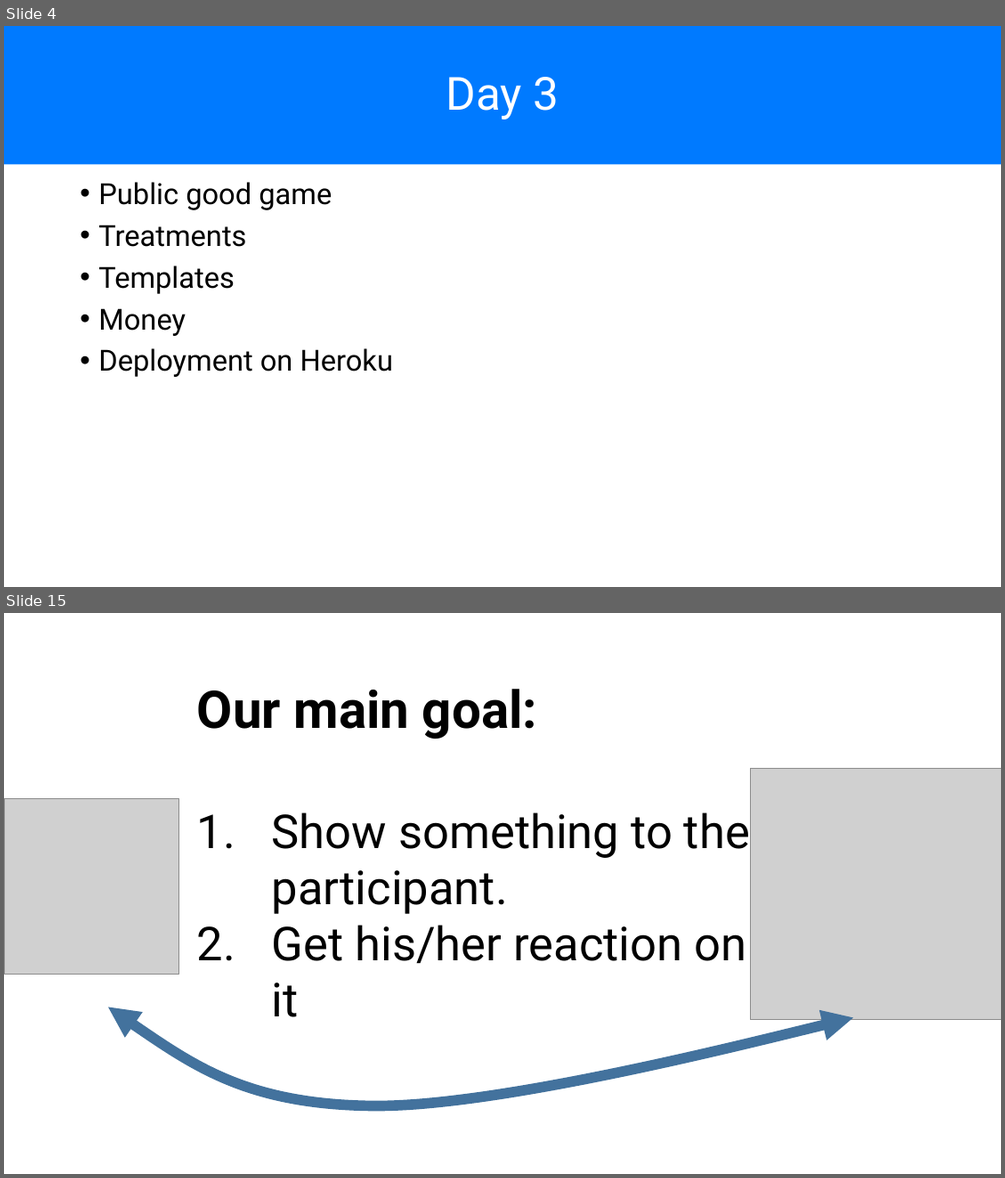
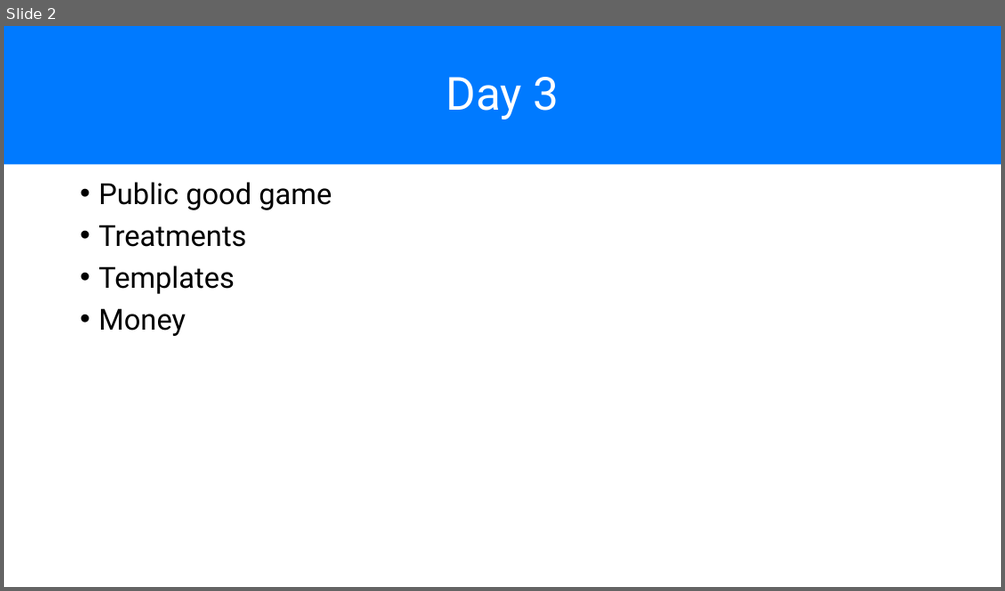
Before and after one commit to chapkovski/uncertainty-summer-school, a slide deck: presentations/frankfurt_july_2019 day3.pptx. Shown one above the other, each under a label of ours: slides 4 and 15 before the commit, slide 2 after it; the slides between them are not shown. The pictures are 1005x1178 and 1005x591 pixels, drawn with LibreOffice and Linux fonts; fonts in the diff are those of the drawing; grey boxes stand for pictures. Boxes give left, top, right and bottom in pixels: in the first picture for what was removed or moved away, otherwise in the second. Text is boxed around its words. In the diff, an @@ line names an element or a change of style, - is before the commit and + after.

```diff
--- a/presentations/frankfurt_july_2019 day3.pptx
+++ b/presentations/frankfurt_july_2019 day3.pptx
@@ slide 15 removed at (x1=4, y1=613, x2=1001, y2=1174), background #FFFFFF @@
@@ text removed at (x1=197, y1=689, x2=750, y2=1017) @@
-Our main goal:
-1. Show something to the participant.
-2. Get his/her reaction on it
@@ picture removed at (x1=751, y1=768, x2=1001, y2=1019) @@
@@ picture removed at (x1=4, y1=798, x2=179, y2=973) @@
@@ freeform shape removed at (x1=108, y1=1007, x2=853, y2=1106) @@
@@ what was slide 4 is now slide 2 @@
@@ slide 2 changed as well @@
@@ text at (x1=98, y1=348, x2=393, y2=377): paragraph removed @@
-• Deployment on Heroku
```
Also in this commit, not shown: 3 other slides changed, 1 slide added, 40 other slides removed, 6 other files.
